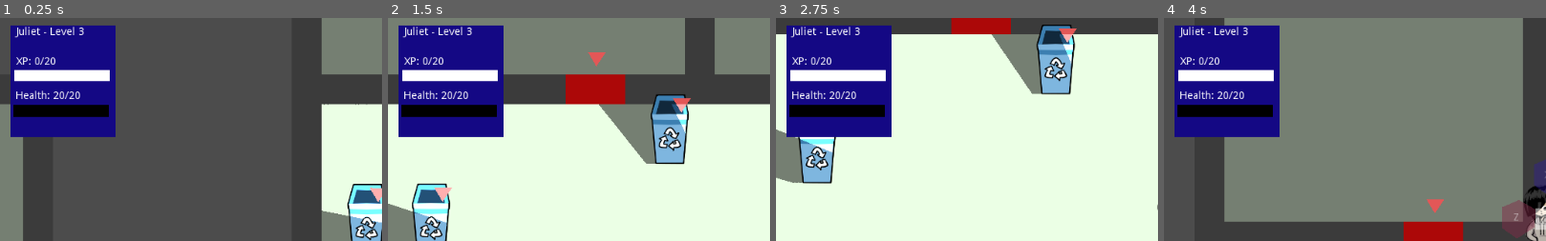
Above: before the commit, frames 1-4 (left to right).
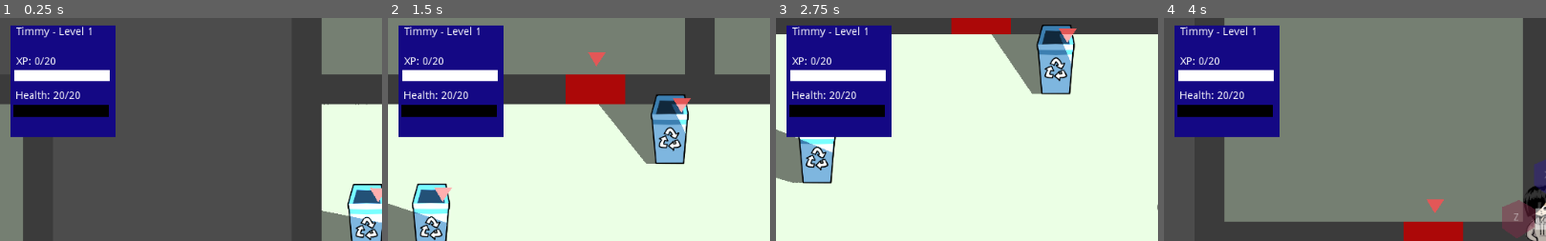
Above: after the commit, the same moments.

Repository: johnfn/ld49
Game: Godot game, scene res://Main.tscn
The game is run twice, just before and just after one commit, with the same random seed, the same clock (stepped at 60 frames per second) and the same inputs.
Inputs (mouse positions are % of the whole screen's width and height, from its top left):
- Up to frame 1 (0.25 s): no input
- Up to frame 2 (1.5 s): move the mouse to (72, 45) at 0.52 s; hold Right (ui_right) 0.53-1.28 s; tap Z (action) at 0.6 s; move the mouse to (30, 55) at 1.27 s; hold Down (ui_down) from 1.28 s (still down); tap X (angry) at 1.35 s
- Up to frame 3 (2.75 s): move the mouse to (60, 28) at 2.02 s; release Down (ui_down) at 2.03 s; hold Right (ui_right) from 2.03 s (still down); tap Z (action) at 2.1 s
- Up to frame 4 (4 s): move the mouse to (45, 70) at 2.77 s; release Right (ui_right) at 2.78 s; hold Up (ui_up) 2.78-3.53 s; tap X (angry) at 2.85 s; move the mouse to (80, 65) at 3.52 s; hold Left (ui_left) from 3.53 s (still down); tap Z (action) at 3.6 s
The pictures show only the part of the screen within x 0-50%, y 0-50%; the shares and areas given below are measured in that part.

The runs differ from the first frame. In frame 1, 0.4% of the frame differs, in the area x 3-24%, y 3-9%; in frame 2, 0.4%; in frame 3, 0.4%; in frame 4, 0.4%.

Commit message:
add leveling up

Diff:
--- a/Globals.gd
+++ b/Globals.gd
@@ -91,6 +91,17 @@
   # thonk
   return 9999999999
 
+func gain_xp(amount: int):
+  var old_level = get_level()
+
+  xp += 30
+  max_health += 5
+  health += 5
+
+  if old_level != get_level():
+    yield(cinematics.gain_level(get_level()), "completed")
+
+
 func end_battle():
   var items_gotten = []
 
@@ -107,12 +118,8 @@
   if items_gotten.size() > 0:
     yield(cinematics.get_inventory_item(G.inventory_text[items_gotten[0]]["name"]), "completed")
 
-  var old_level = get_level()
 
-  xp += 30
-
-  if old_level != get_level():
-    yield(cinematics.gain_level(get_level()), "completed")
+  gain_xp(30)
 
   G.camera().current = true
 
--- a/StatsBox.gd
+++ b/StatsBox.gd
@@ -1,4 +1,6 @@
 extends ColorRect
+
+onready var name_label = $NameLabel
 
 onready var health_bar_bg = $HealthBarBG
 onready var health_bar_fg = $HealthBarBG
@@ -17,3 +19,5 @@
   var xp_percentage = G.xp / G.next_level_xp()
   xp_bar_fg.rect_scale.x = xp_percentage
   xp_label.text = "XP: %d/%d" % [G.xp, G.next_level_xp()]
+
+  name_label.text = "Timmy - Level %d" % G.get_level()
--- a/StatsBox.tscn
+++ b/StatsBox.tscn
@@ -18,7 +18,7 @@
 margin_top = 2.0
 margin_right = 86.0
 margin_bottom = 16.0
-text = "Juliet - Level 3"
+text = "Timmy - Level 1"
 __meta__ = {
 "_edit_use_anchors_": false
 }
